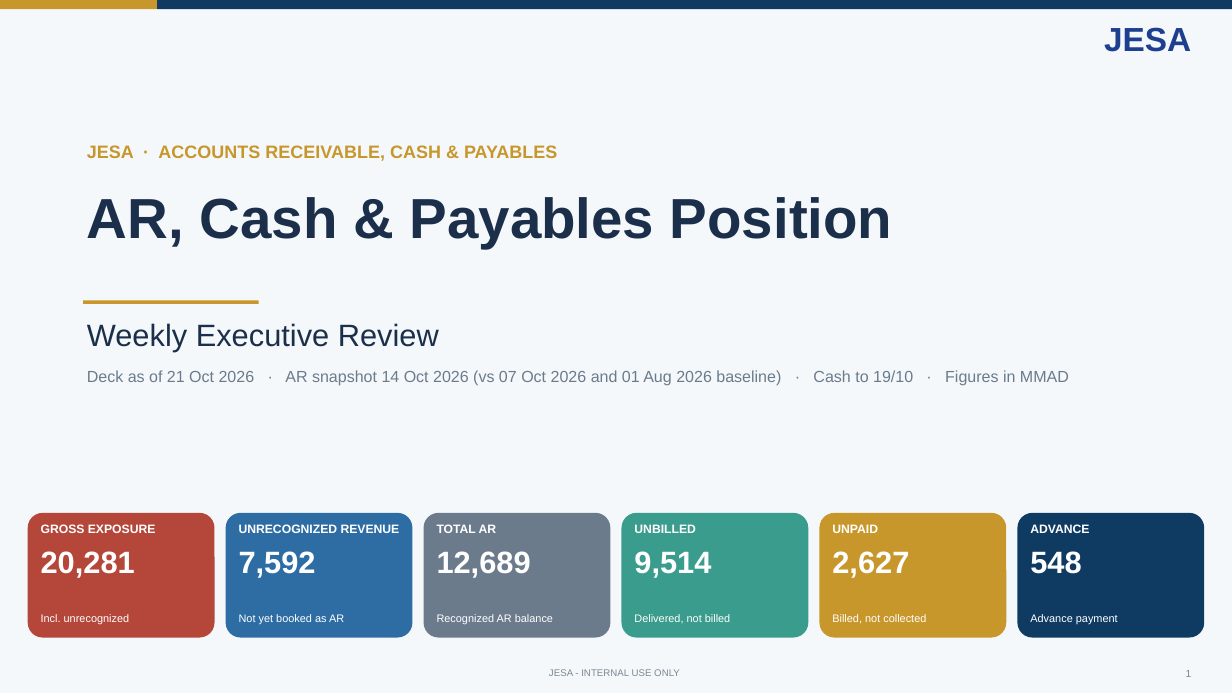
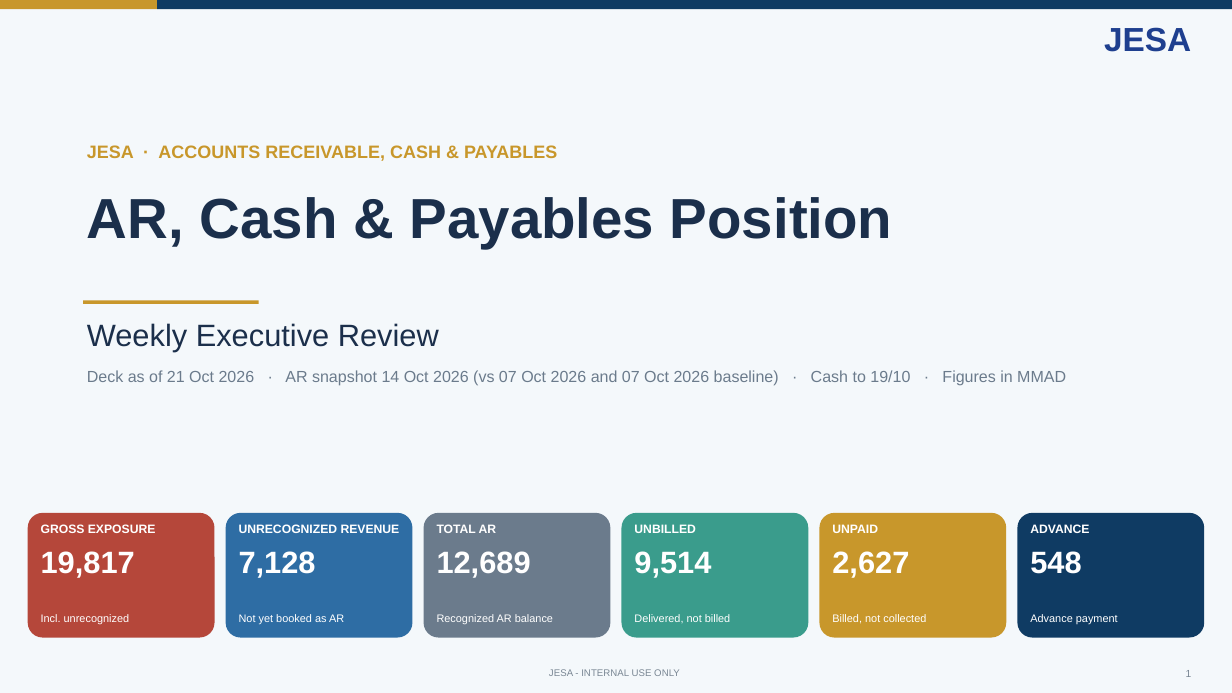
Before and after one commit to cherkaouihassan-art/Skills-Repo, a slide deck: slide 1 of weekly-ar-cash-deck/output/JESA_AR_Cash_Position_2026-10-21.pptx. Drawn at 1232x693 pixels with LibreOffice and Linux fonts; fonts in the diff are those of the drawing. Boxes give left, top, right and bottom in pixels: in the first picture for what was removed or moved away, otherwise in the second. Text is boxed around its words. In the diff, an @@ line names an element or a change of style, - is before the commit and + after.

```diff
--- a/weekly-ar-cash-deck/output/JESA_AR_Cash_Position_2026-10-21.pptx
+++ b/weekly-ar-cash-deck/output/JESA_AR_Cash_Position_2026-10-21.pptx
@@ text at (x1=87, y1=370, x2=1066, y2=386): text changed @@
-Deck as of 21 Oct 2026 · AR snapshot 14 Oct 2026 (vs 07 Oct 2026 and 01 Aug 2026 baseline) · Cash to 19/10 · Figures in MMAD
+Deck as of 21 Oct 2026 · AR snapshot 14 Oct 2026 (vs 07 Oct 2026 and 07 Oct 2026 baseline) · Cash to 19/10 · Figures in MMAD
@@ text at (x1=41, y1=551, x2=135, y2=578): text changed @@
-20,281
+19,817
@@ text at (x1=239, y1=551, x2=316, y2=578): text changed @@
-7,592
+7,128
```
Also in this commit, not shown: 7 other slides changed, 5 other files.
